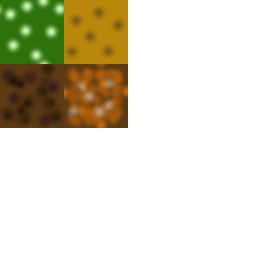
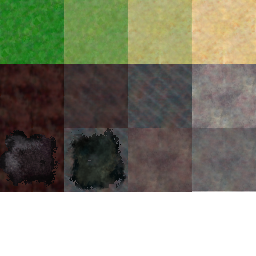
Two versions of the same layered image (256x256). Layer-by-layer changes:
added layer "Layer" above "Ore" over (x1=64, y1=128, x2=128, y2=192)
painted on "Ore" over (x1=0, y1=64, x2=128, y2=187)
added layer "Stone copy #7" (53%) above "Stone copy #4" over (x1=128, y1=128, x2=192, y2=192)
added layer "Stone copy #4" (53%) above "Stone copy #3" over (x1=192, y1=128, x2=256, y2=192)
added layer "Stone copy #3" above "Stone copy #1" over (x1=192, y1=64, x2=256, y2=128)
added layer "Stone copy #1" (49%) above "Stone copy #10" over (x1=64, y1=64, x2=128, y2=128)
added layer "Stone copy #10" above "Stone copy #5" over (x1=64, y1=128, x2=128, y2=192)
added layer "Stone copy #5" above "Stone copy" over (x1=192, y1=127, x2=256, y2=191)
added layer "Stone copy" above "Stone copy #8" over (x1=128, y1=64, x2=192, y2=128)
added layer "Stone copy #8" above "Stone copy #2" over (x1=64, y1=64, x2=128, y2=128)
added layer "Stone copy #2" above "Stone copy #6" over (x1=64, y1=64, x2=128, y2=128)
added layer "Stone copy #6" above "Stone copy #9" over (x1=128, y1=128, x2=192, y2=192)
added layer "Stone copy #9" above "Stone" over (x1=0, y1=128, x2=64, y2=192)
painted on "Stone" over (x1=0, y1=64, x2=64, y2=128)
painted on "Dirt" over (x1=64, y1=0, x2=256, y2=64)
added layer "Grass copy #1" above "Grass copy" over (x1=128, y1=0, x2=192, y2=64)
added layer "Grass copy" above "Grass" over (x1=64, y1=0, x2=128, y2=64)
painted on "Grass" over (x1=0, y1=0, x2=64, y2=64)
